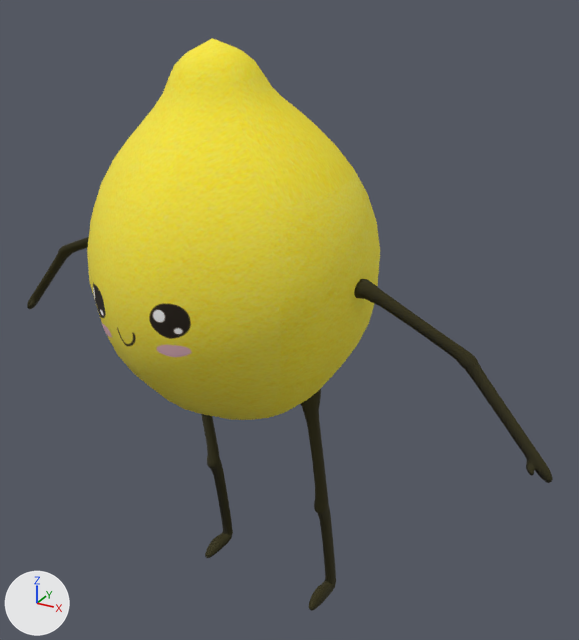
The COLLADA model Hancock/art.scnassets/3DModels/Chapter8Files/Characters/Lionel/Lionel@HappyFixed.dae, before and after one commit.
One viewpoint serves both versions: a 50 mm lens placed at (1.81, -2.85, 2.92), pointed at (0.17, 0.13, 1.43). The lights are fixed; the arrows at lower left show +X, +Y and +Z.
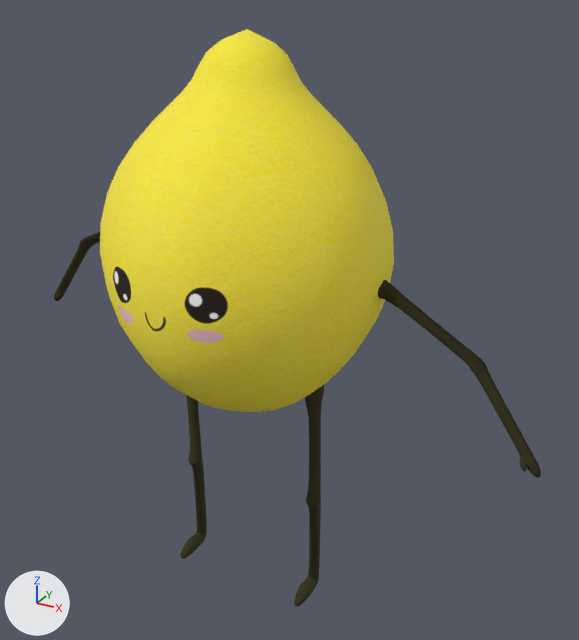
The change, as JSON lines over the scene's bpy script:
```json
{"block": "me_polysurface5mesh", "where": "me_polysurface5mesh.from_pydata(...)  # 422 vertices, 840 faces; spans x -0.68..0.68, y -0.64..0.65, z -0.74..0.93"}
{"block": "me_polysurface5mesh", "where": "# used by ob_polysurface5; location = (-0.001, -0.042, 1.741); rotation_euler = (-0.0356, -0.0621, 1.433), in degrees (-2, -3.6, 82)"}
{"block": "me_polysurface5mesh", "change": "me_polysurface5mesh part 1: its shading normals changed"}
{"op": "set", "path": "ob_polysurface1.location", "old": "(0.023, -0.052, 1.725)", "new": "(0.042, 0.021, 1.777)"}
{"op": "set", "path": "ob_polysurface1.rotation_euler", "old": "(-0.0447, -0.0499, 1.463)", "new": "(0.117, -0.0888, 1.572)", "note": "degrees (-2.6, -2.9, 84) -> degrees (6.7, -5.1, 90)"}
{"op": "set", "path": "ob_polysurface2.location", "old": "(-0.001, -0.042, 1.741)", "new": "(0.031, 0.006, 1.77)"}
{"op": "set", "path": "ob_polysurface2.rotation_euler", "old": "(-0.0356, -0.0621, 1.433)", "new": "(0.0219, 0.0087, 1.571)", "note": "degrees (-2, -3.6, 82) -> degrees (1.3, 0.5, 90)"}
{"op": "set", "path": "ob_polysurface3.location", "old": "(0.026, -0.002, 1.736)", "new": "(0.041, -0.009, 1.777)"}
{"op": "set", "path": "ob_polysurface3.rotation_euler", "old": "(0.0605, -0.11, 1.575)", "new": "(0.0326, -0.0941, 1.454)", "note": "degrees (3.5, -6.3, 90) -> degrees (1.9, -5.4, 83)"}
{"op": "set", "path": "ob_polysurface4.location", "old": "(-0.001, -0.042, 1.741)", "new": "(0.031, 0.006, 1.77)"}
{"op": "set", "path": "ob_polysurface4.rotation_euler", "old": "(-0.0356, -0.0621, 1.433)", "new": "(0.0219, 0.0087, 1.571)", "note": "degrees (-2, -3.6, 82) -> degrees (1.3, 0.5, 90)"}
{"op": "set", "path": "ob_polysurface5.location", "old": "(-0.001, -0.042, 1.741)", "new": "(0.031, 0.006, 1.77)"}
{"op": "set", "path": "ob_polysurface5.rotation_euler", "old": "(-0.0356, -0.0621, 1.433)", "new": "(0.0219, 0.0087, 1.571)", "note": "degrees (-2, -3.6, 82) -> degrees (1.3, 0.5, 90)"}
```

What differs and where, as boxes [x1, y1, x2, y2] in the pictures (579 x 640 px):
```json
{"object": "polySurface5", "change": "shading changed, moved, turned", "before": [87, 38, 380, 420], "after": [100, 29, 394, 412]}
{"object": "polySurface1", "change": "moved, turned", "before": [354, 279, 553, 483], "after": [378, 280, 541, 478]}
{"object": "polySurface2", "change": "moved, turned", "before": [300, 389, 336, 611], "after": [294, 385, 324, 607]}
{"object": "polySurface4", "change": "moved, turned", "before": [201, 414, 233, 558], "after": [180, 395, 207, 559]}
{"object": "polySurface3", "change": "moved, turned", "before": [27, 237, 89, 309], "after": [54, 232, 100, 301]}
```
